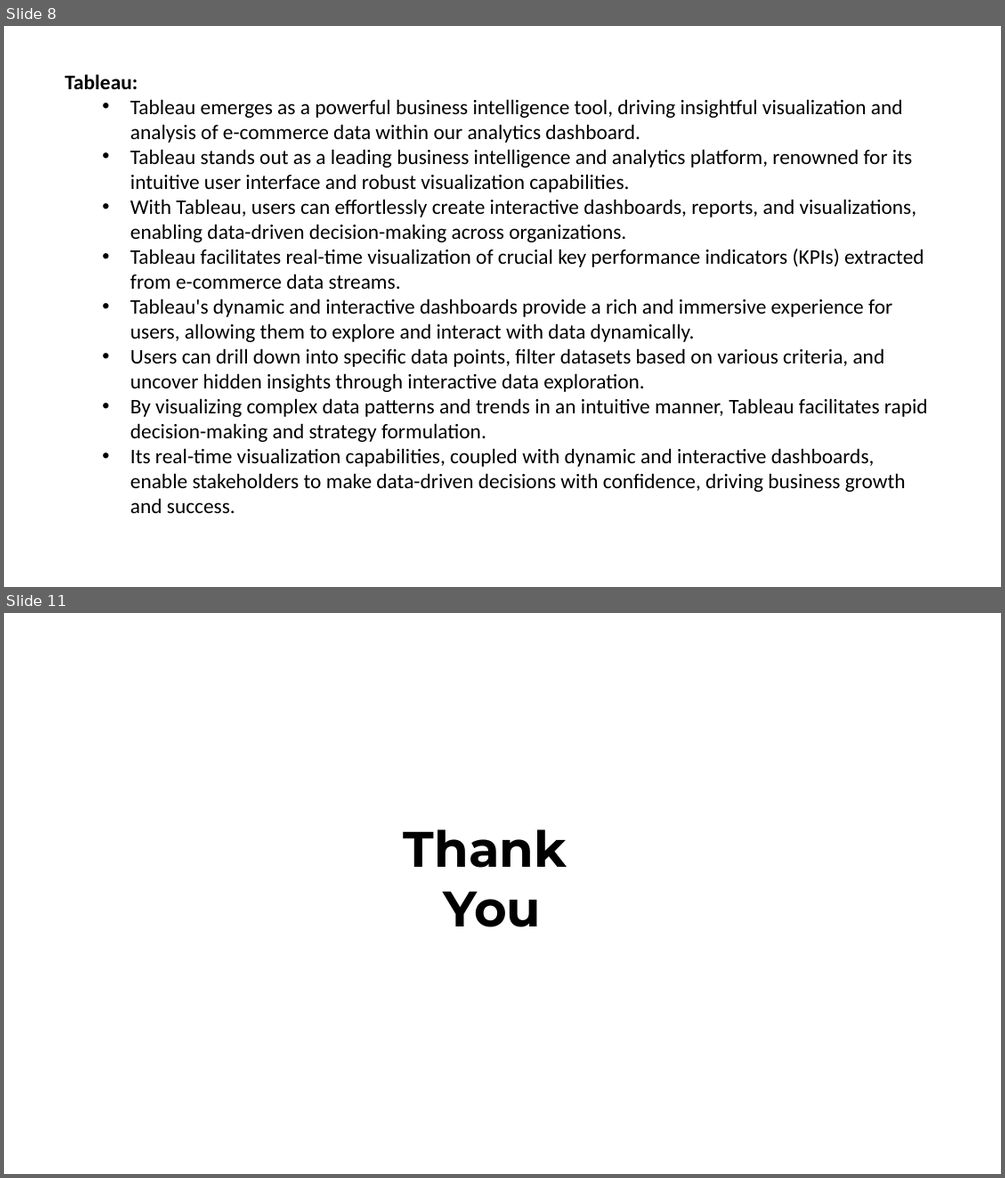
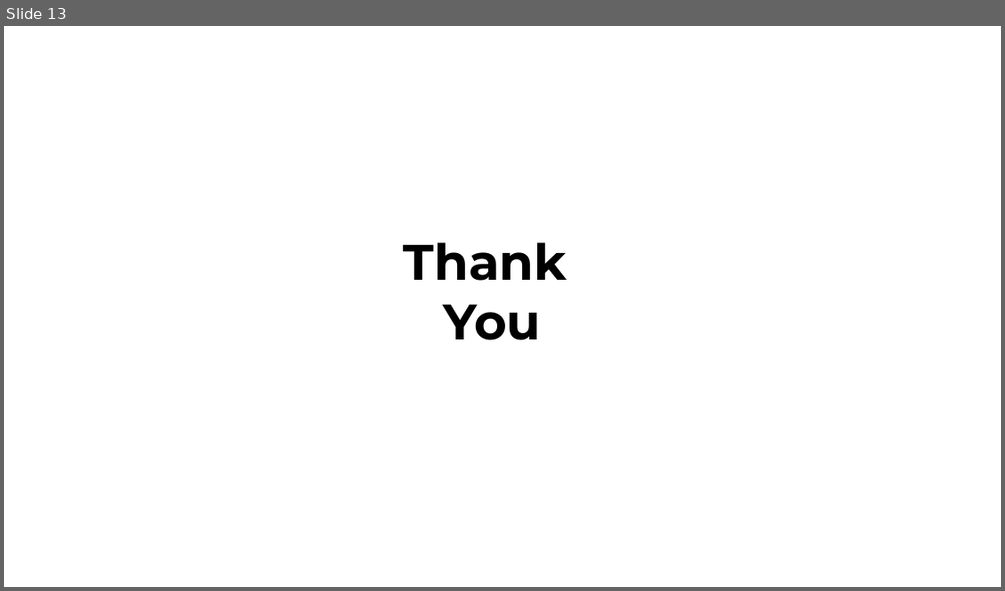
Before and after one commit to rushi0611/Real-Time-E-Commerce-Dashboard, a slide deck: Revised_Project_PPT.pptx. Shown one above the other, each under a label of ours: slides 8 and 11 before the commit, slide 13 after it; the slides between them are not shown. The pictures are 1005x1178 and 1005x591 pixels, drawn with LibreOffice and Linux fonts; fonts in the diff are those of the drawing. Boxes give left, top, right and bottom in pixels: in the first picture for what was removed or moved away, otherwise in the second. Text is boxed around its words. In the diff, an @@ line names an element or a change of style, - is before the commit and + after.

```diff
--- a/Revised_Project_PPT.pptx
+++ b/Revised_Project_PPT.pptx
@@ slide 8 removed at (x1=4, y1=26, x2=1001, y2=587), background #FFFFFF @@
@@ text removed at (x1=65, y1=74, x2=928, y2=513) @@
-Tableau:
-  • Tableau emerges as a powerful business intelligence tool, driving insightful visualization and analysis of e-commerce data within our analytics dashboard.
-  • Tableau stands out as a leading business intelligence and analytics platform, renowned for its intuitive user interface and robust visualization capabilities.
-  • With Tableau, users can effortlessly create interactive dashboards, reports, and visualizations, enabling data-driven decision-making across organizations.
-  • Tableau facilitates real-time visualization of crucial key performance indicators (KPIs) extracted from e-commerce data streams.
-  • Tableau's dynamic and interactive dashboards provide a rich and immersive experience for users, allowing them to explore and interact with data dynamically.
-  • Users can drill down into specific data points, filter datasets based on various criteria, and uncover hidden insights through interactive data exploration.
-  • By visualizing complex data patterns and trends in an intuitive manner, Tableau facilitates rapid decision-making and strategy formulation.
-  • Its real-time visualization capabilities, coupled with dynamic and interactive dashboards, enable stakeholders to make data-driven decisions with confidence, driving business growth and success.
@@ what was slide 11 is now slide 13 @@
```
Also in this commit, not shown: 5 slides changed, 7 slides added, 4 other slides removed.
